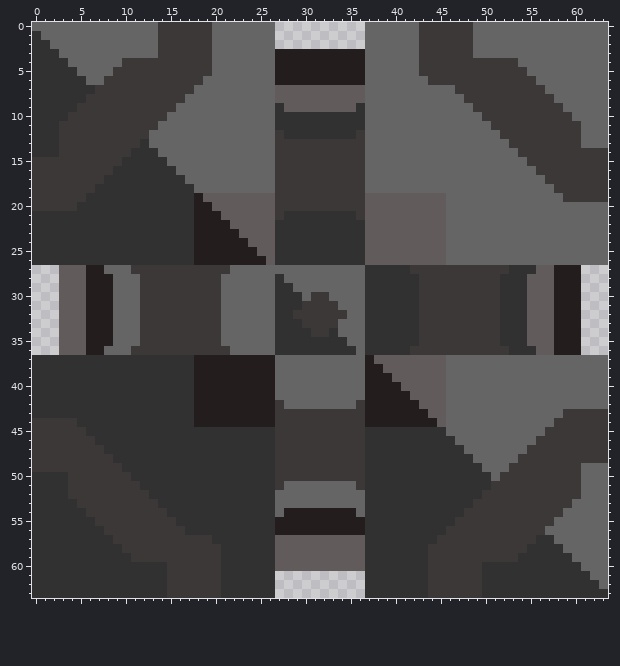
Pixel-art sprite, stored at sprites/blocks/crafters/multi-crafter3.png. Above, as it was before the edit.
The file is 64x64 pixels.
The same view after the edit:
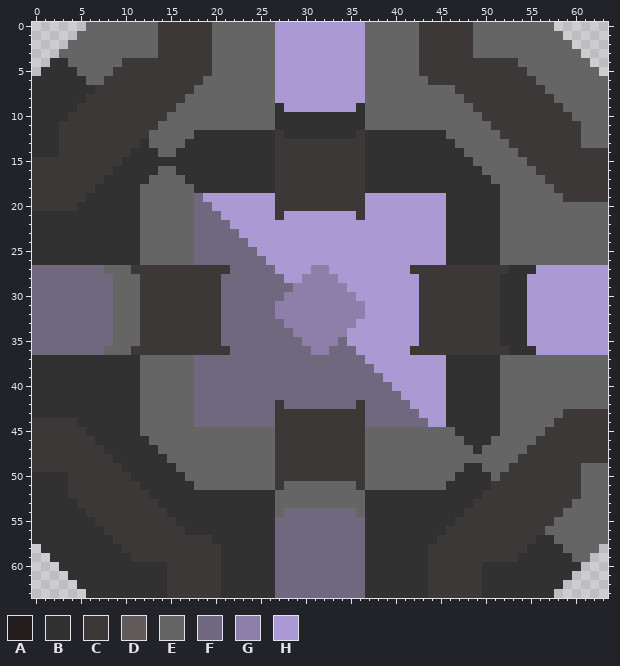
Palette (. is transparent): A #231d1d  B #313131  C #3c3837  D #615b5b  E #656565  F #6f687e  G #8c7fa9  H #ab99d3
Edits made:
Changed rows in their new state; - is an unchanged pixel.
first column x 0:
 0 ......---------------------HHHHHHHHHH---------------------......
 1 .....----------------------HHHHHHHHHH----------------------.....
 2 ....-----------------------HHHHHHHHHH-----------------------....
 3 ...------------------------HHHHHHHHHH------------------------...
 4 ..-------------------------HHHHHHHHHH-------------------------..
 5 .--------------------------HHHHHHHHHH--------------------------.
 6 ---------------------------HHHHHHHHHH---------------------------
 7 ---------------------------HHHHHHHHHH---------------------------
 8 ---------------------------HHHHHHHHHH---------------------------
 9 ----------------------------HHHHHHHH----------------------------
12 ------------------BBBBBBBBB----------BBBBBBBBB------------------
13 -----------------BBBBBBBBBB----------BBBBBBBBBB-----------------
14 ----------------BBBBBBBBBBB----------BBBBBBBBBBB----------------
15 ---------------BBBBBBBBBBBB----------BBBBBBBBBBBB---------------
16 --------------EEBBBBBBBBBBB----------BBBBBBBBBBBBB--------------
17 -------------EEEEBBBBBBBBBB----------BBBBBBBBBBBBBB-------------
18 ------------EEEEEEBBBBBBBBB----------BBBBBBBBBBBBBBB------------
19 ------------EEEEEEFHHHHHHHH----------HHHHHHHHHBBBBBB------------
20 ------------EEEEEEFFHHHHHHH----------HHHHHHHHHBBBBBB------------
21 ------------EEEEEEFFFHHHHHH-HHHHHHHH-HHHHHHHHHBBBBBB------------
22 ------------EEEEEEFFFFHHHHHHHHHHHHHHHHHHHHHHHHBBBBBB------------
23 ------------EEEEEEFFFFFHHHHHHHHHHHHHHHHHHHHHHHBBBBBB------------
24 ------------EEEEEEFFFFFFHHHHHHHHHHHHHHHHHHHHHHBBBBBB------------
25 ------------EEEEEEFFFFFFFHHHHHHHHHHHHHHHHHHHHHBBBBBB------------
26 ------------EEEEEEFFFFFFFFHHHHHHHHHHHHHHHHHHHHBBBBBB------------
27 FFFFFFFF--------------FFFFFHHHHGGHHHHHHHHH--------------HHHHHHHH
28 FFFFFFFFF------------FFFFFFFHHGGGGHHHHHHHHH------------HHHHHHHHH
29 FFFFFFFFF------------FFFFFFFFGGGGGGHHHHHHHH------------HHHHHHHHH
30 FFFFFFFFF------------FFFFFFFGGGGGGGGHHHHHHH------------HHHHHHHHH
31 FFFFFFFFF------------FFFFFFGGGGGGGGGGHHHHHH------------HHHHHHHHH
32 FFFFFFFFF------------FFFFFFGGGGGGGGGGHHHHHH------------HHHHHHHHH
33 FFFFFFFFF------------FFFFFFFGGGGGGGGHHHHHHH------------HHHHHHHHH
34 FFFFFFFFF------------FFFFFFFFGGGGGGHHHHHHHH------------HHHHHHHHH
35 FFFFFFFFF------------FFFFFFFFFGGGGFHHHHHHHH------------HHHHHHHHH
36 FFFFFFFF--------------FFFFFFFFFGGFFFHHHHHH--------------HHHHHHHH
37 ------------EEEEEEFFFFFFFFFFFFFFFFFFFHHHHHHHHHBBBBBB------------
38 ------------EEEEEEFFFFFFFFFFFFFFFFFFFFHHHHHHHHBBBBBB------------
39 ------------EEEEEEFFFFFFFFFFFFFFFFFFFFFHHHHHHHBBBBBB------------
40 ------------EEEEEEFFFFFFFFFFFFFFFFFFFFFFHHHHHHBBBBBB------------
41 ------------EEEEEEFFFFFFFFFFFFFFFFFFFFFFFHHHHHBBBBBB------------
42 ------------EEEEEEFFFFFFFFF-FFFFFFFF-FFFFFHHHHBBBBBB------------
43 ------------EEEEEEFFFFFFFFF----------FFFFFFHHHBBBBBB------------
44 ------------EEEEEEFFFFFFFFF----------FFFFFFFHHBBBBBB------------
45 ------------EEEEEEEEEEEEEEE----------EEEEEEEEE-BBBBB------------
46 -------------EEEEEEEEEEEEEE----------EEEEEEEEEE-BBB-------------
47 --------------EEEEEEEEEEEEE----------EEEEEEEEEEE-B--------------
48 ---------------EEEEEEEEEEEE----------EEEEEEEEEEEE---------------
49 ----------------EEEEEEEEEEE----------EEEEEEEEEEE----------------
50 -----------------EEEEEEEEEE----------EEEEEEEEEE-----------------
51 ------------------EEEEEEEEE----------EEEEEEEEE------------------
54 ----------------------------FFFFFFFF----------------------------
55 ---------------------------FFFFFFFFFF---------------------------
56 ---------------------------FFFFFFFFFF---------------------------
57 ---------------------------FFFFFFFFFF---------------------------
58 .--------------------------FFFFFFFFFF--------------------------.
59 ..-------------------------FFFFFFFFFF-------------------------..
60 ...------------------------FFFFFFFFFF------------------------...
61 ....-----------------------FFFFFFFFFF-----------------------....
62 .....----------------------FFFFFFFFFF----------------------.....
63 ......---------------------FFFFFFFFFF---------------------......
Changed places in both pictures, as pixel boxes (x1, y1, x2, y2):
erased: (32, 22, 86, 76)
changed: (140, 22, 608, 598)
changed: (32, 265, 113, 355)
erased: (32, 544, 86, 598)
